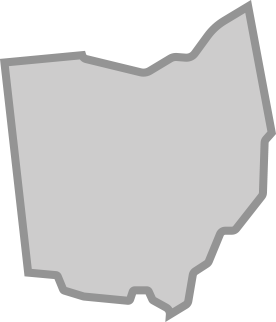
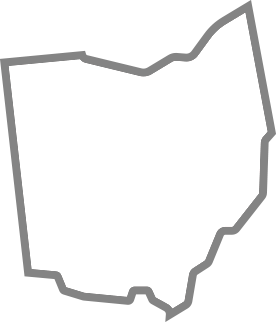
The second w=276, h=322 image is a revision of the first. Changes to its layers:
pixels changed over [0, 0, 276, 322] (layer not identified)
